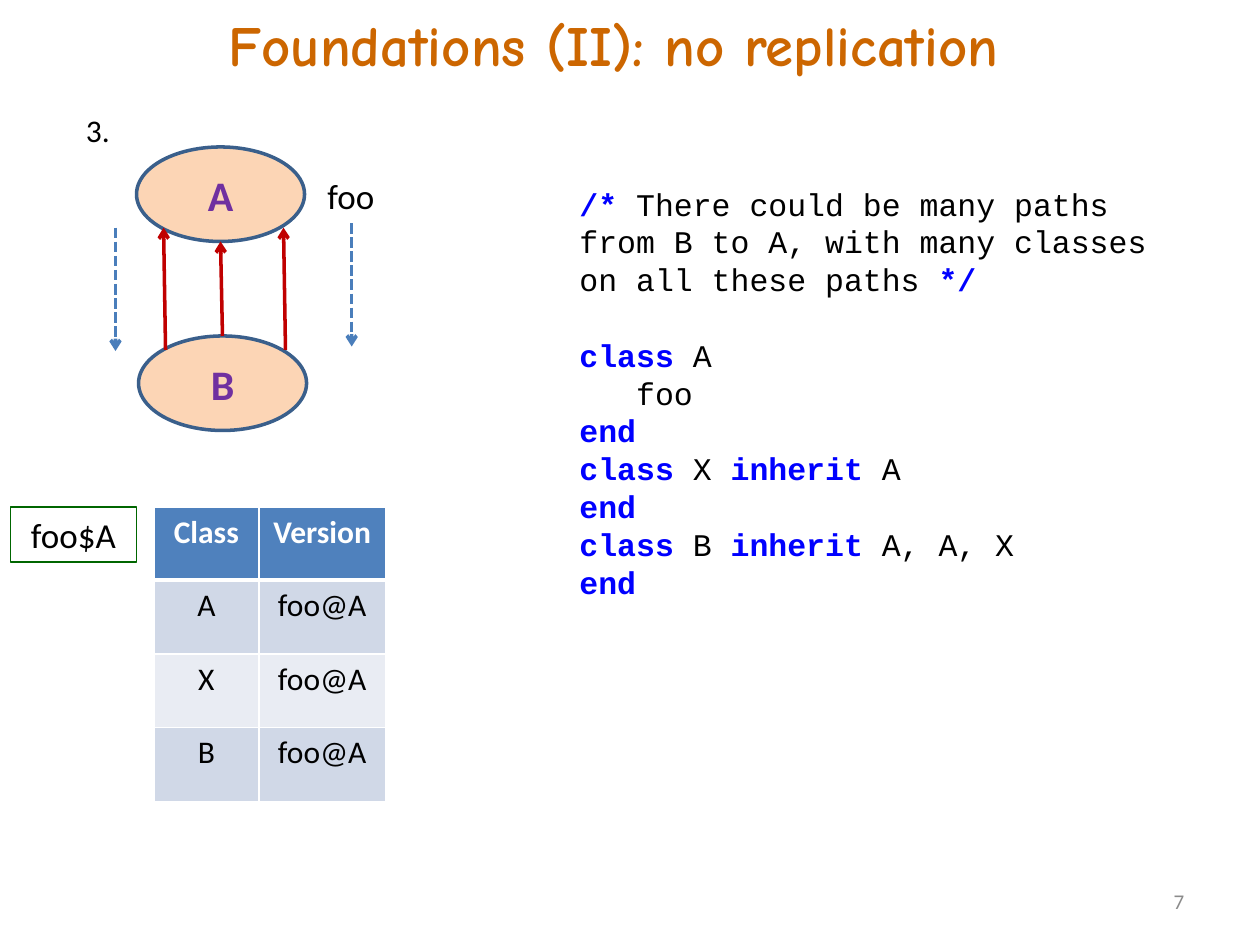
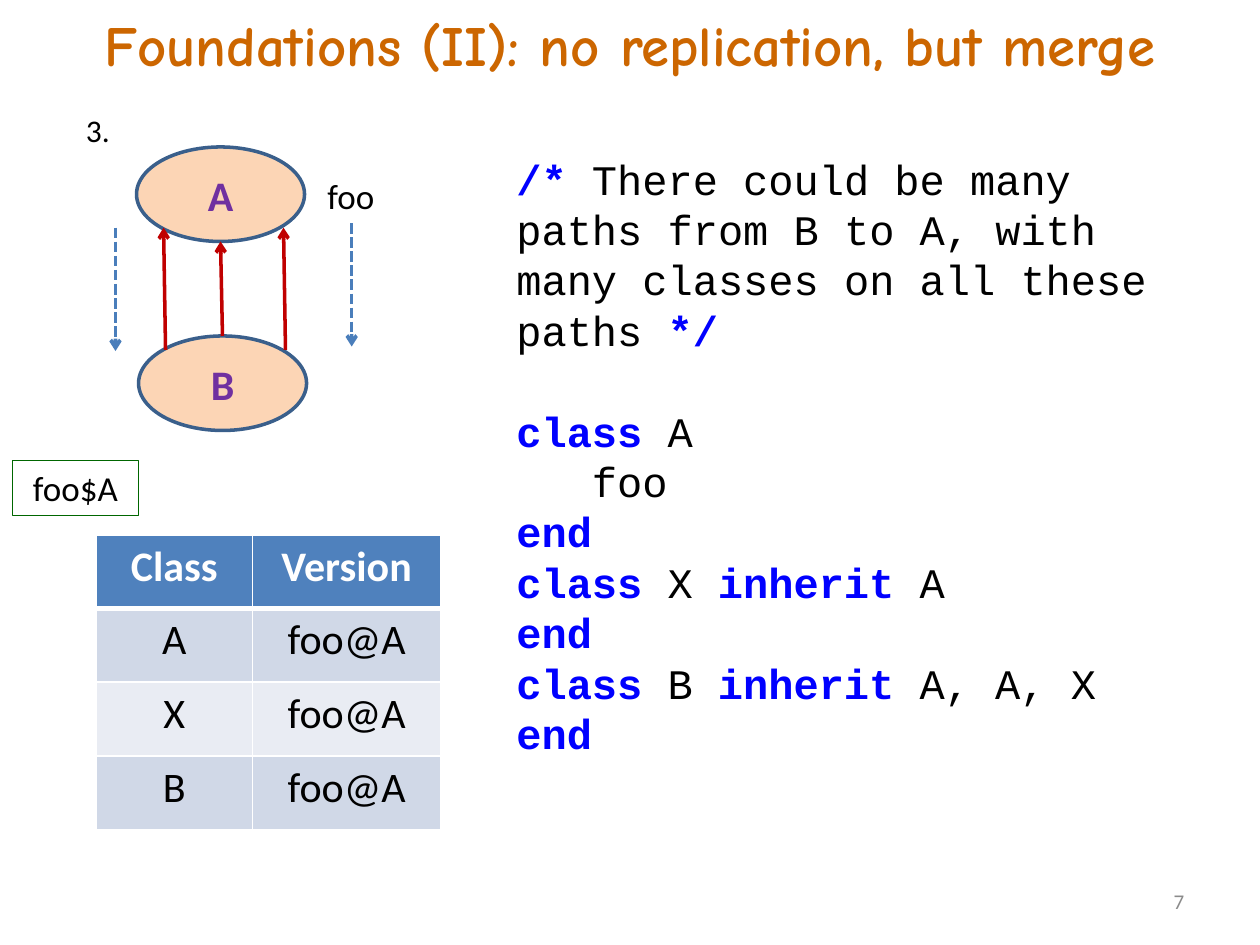
Before and after one commit to akanatov/SLang-, a slide deck: slide 7 of Docs/Incidence matrix and OOP.pptx. Drawn at 1260x945 pixels with LibreOffice and Linux fonts; fonts in the diff are those of the drawing. Boxes give left, top, right and bottom in pixels: in the first picture for what was removed or moved away, otherwise in the second. Text is boxed around its words. In the diff, an @@ line names an element or a change of style, - is before the commit and + after.

```diff
--- a/Docs/Incidence matrix and OOP.pptx
+++ b/Docs/Incidence matrix and OOP.pptx
@@ title at [104,23,1156,77]: text changed @@
-Foundations (II): no replication
+Foundations (II): no replication, but merge
@@ text "/* There could be many ...": place and size @@
-text "/* There could be many ..." at [579,193,1146,595]
+text "/* There could be many ..." at [516,164,1147,750]
@@ text "/* There could be many ..." at [516,164,1147,750]: size 18 to 24 pt @@
@@ rectangle "foo$A": place and size @@
-rectangle "foo$A" at [10,508,136,563]
+rectangle "foo$A" at [13,460,139,515]
@@ table at [96,536,441,830] @@
@@ size 18 to 24 pt @@
@@ table: place and size @@
-table at [154,508,386,803]
+table at [96,536,441,830]
```
Also in this commit, not shown: 4 other slides changed, 7 slides added.
